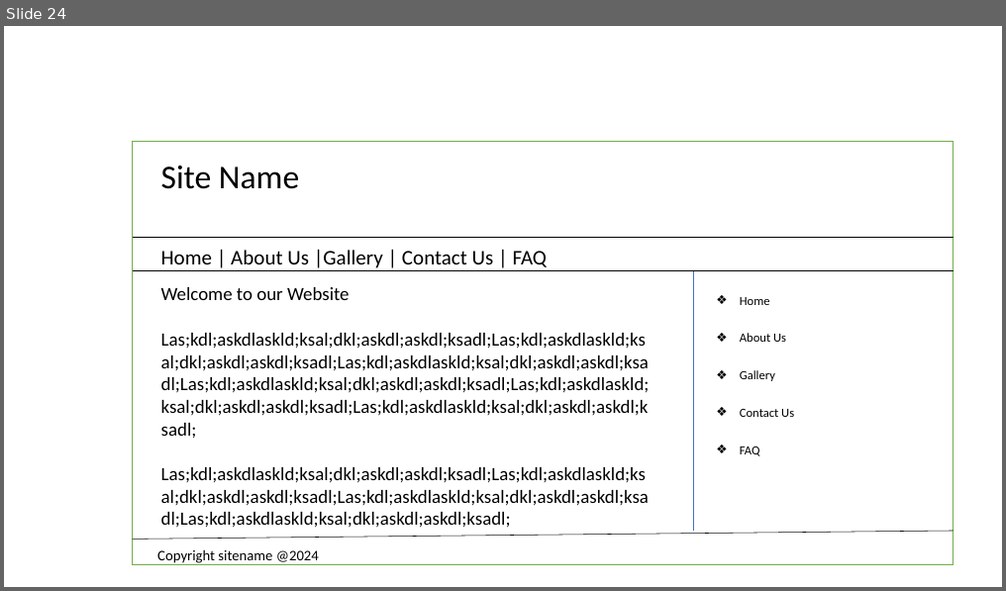
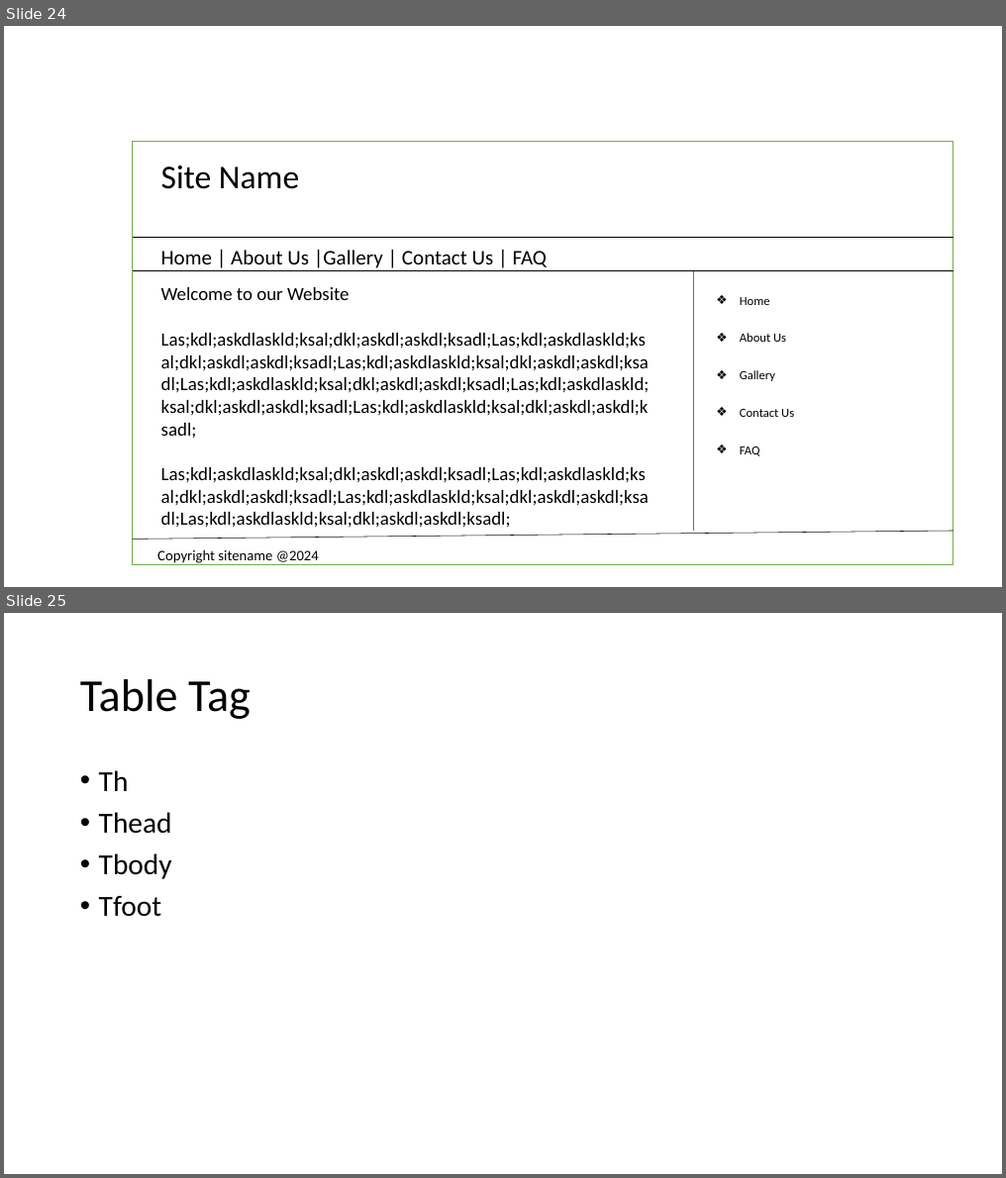
Before and after one commit to PiyushChaturvedii/Batch05, a slide deck: HTML.pptx. Shown one above the other, each under a label of ours: slide 24 before the commit, slides 24 and 25 after it. The pictures are 1006x591 and 1006x1178 pixels, drawn with LibreOffice and Linux fonts; fonts in the diff are those of the drawing. Boxes give left, top, right and bottom in pixels: in the first picture for what was removed or moved away, otherwise in the second. Text is boxed around its words. In the diff, an @@ line names an element or a change of style, - is before the commit and + after.

```diff
--- a/HTML.pptx
+++ b/HTML.pptx
@@ slide 25 added at [4, 613, 1002, 1174], background #FFFFFF @@
@@ title added at [80, 679, 251, 719], 44 pt, text #000000 @@
+Table Tag
@@ text added at [99, 770, 172, 917], 28 pt, text #000000 @@
+• Th
+• Thead
+• Tbody
+• Tfoot
```
Also in this commit, not shown: 3 other slides added, 9 other files.
